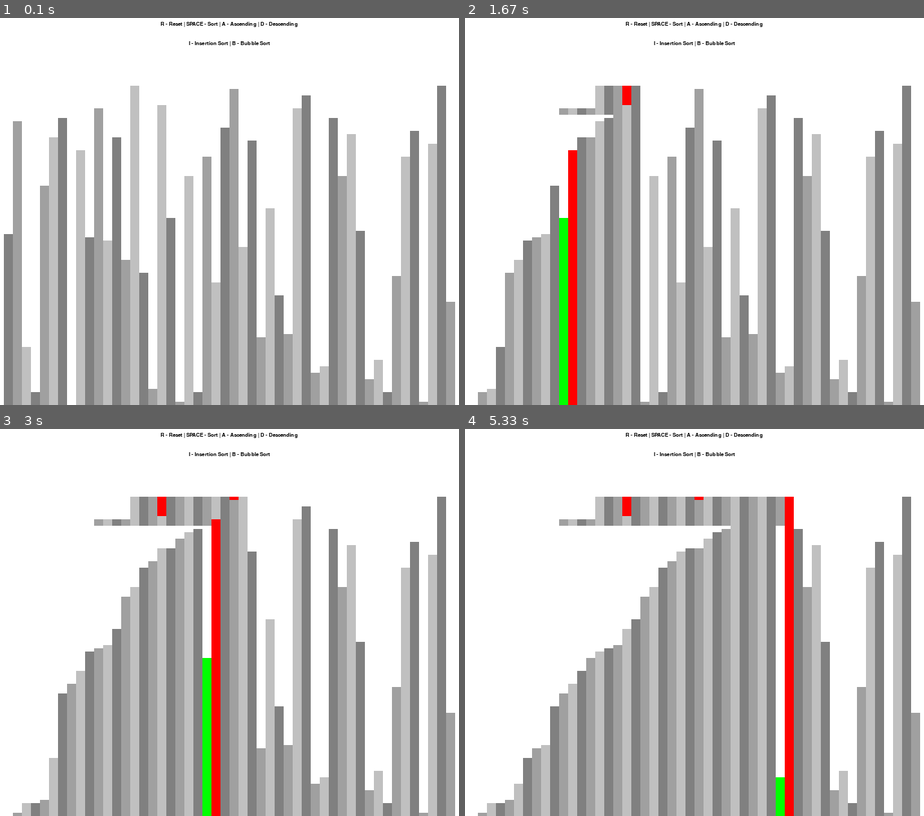
Above: before the commit, frames 1-4 (two rows, left to right).
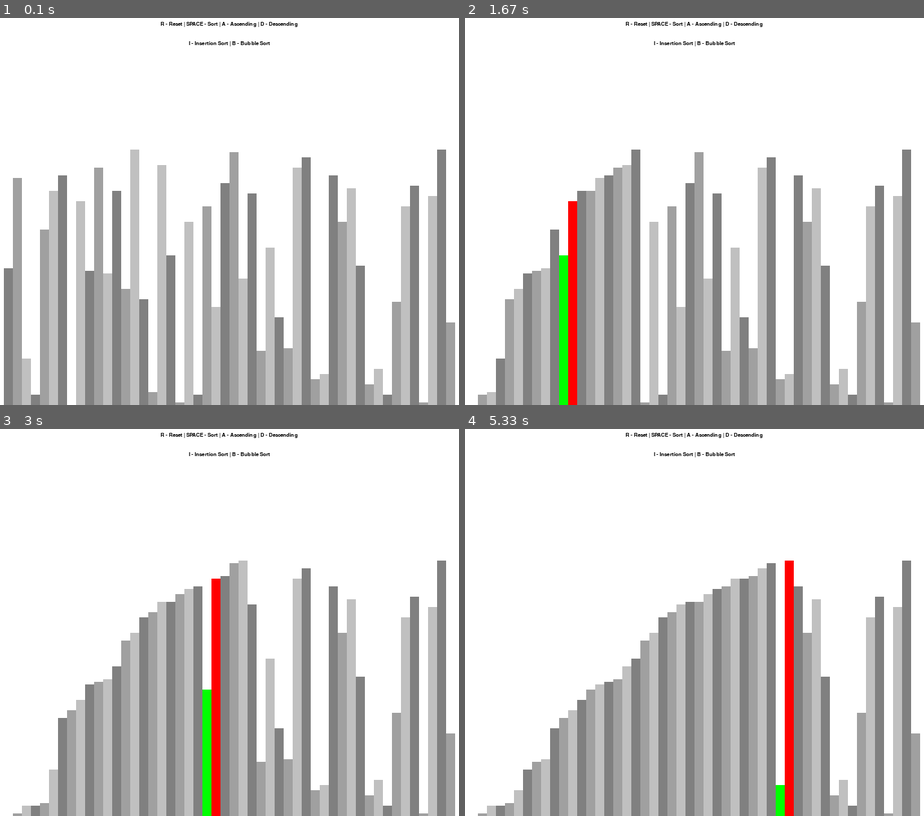
Above: after the commit, the same moments.

Repository: muktoakash/sorting-algorithm-visualizer
Game: pygame game, started from visualizer.py
Two runs of this game, one before a commit and one after it. Both use one fixed random seed, a clock stepped at 60 frames per second and the inputs below.
Inputs:
- Up to frame 1 (0.1 s): no input
- Up to frame 2 (1.67 s): tap Space at 0.33 s
- Up to frame 3 (3 s): no input
- Up to frame 4 (5.33 s): no input

The runs differ from the first frame. In frame 1, 8.8% of the frame differs, in the area x 0-100%, y 17-100%; in frame 2, 9.5%; in frame 3, 11%; in frame 4, 12%, in the area x 2-100%, y 17-100%.

Commit message:
Fix padding issue with TOP PAD

Diff:
--- a/visualizer.py
+++ b/visualizer.py
@@ -1,5 +1,6 @@
 import pygame
 import random
+import math
 
 from bubble_sort import bubble_sort
 
@@ -47,7 +48,7 @@
         self.max_val = max(lst)
 
         self.block_width = round((self.width - self.SIDE_PAD) / len(lst))
-        self.block_height = round((self.height - self.TOP_PAD) / (self.max_val - self.min_val))
+        self.block_height = math.floor((self.height - self.TOP_PAD) / (self.max_val - self.min_val))
         self.start_x= self.SIDE_PAD // 2
 
 def generate_starting_list(n, min_val, max_val):
